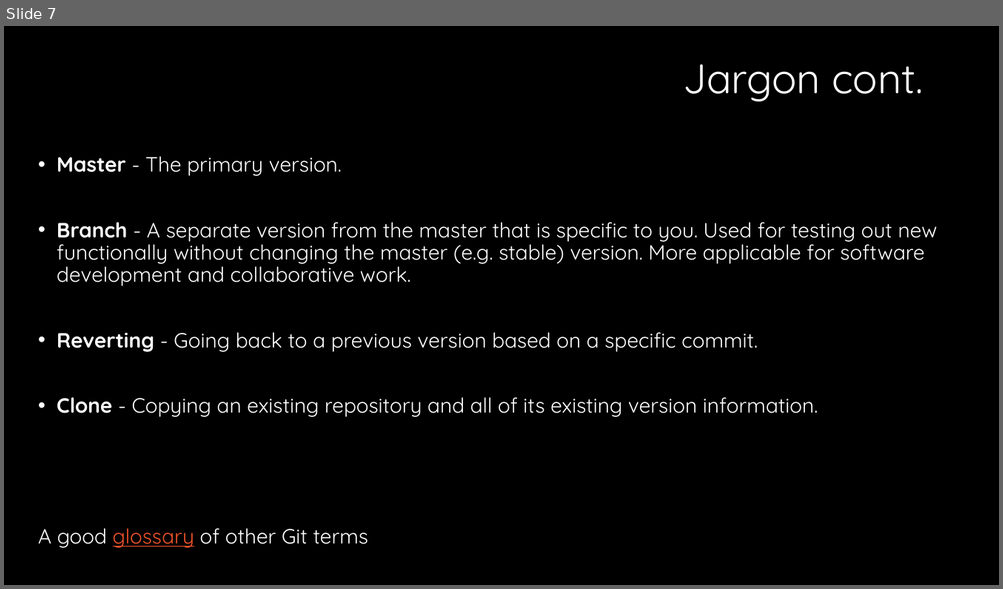
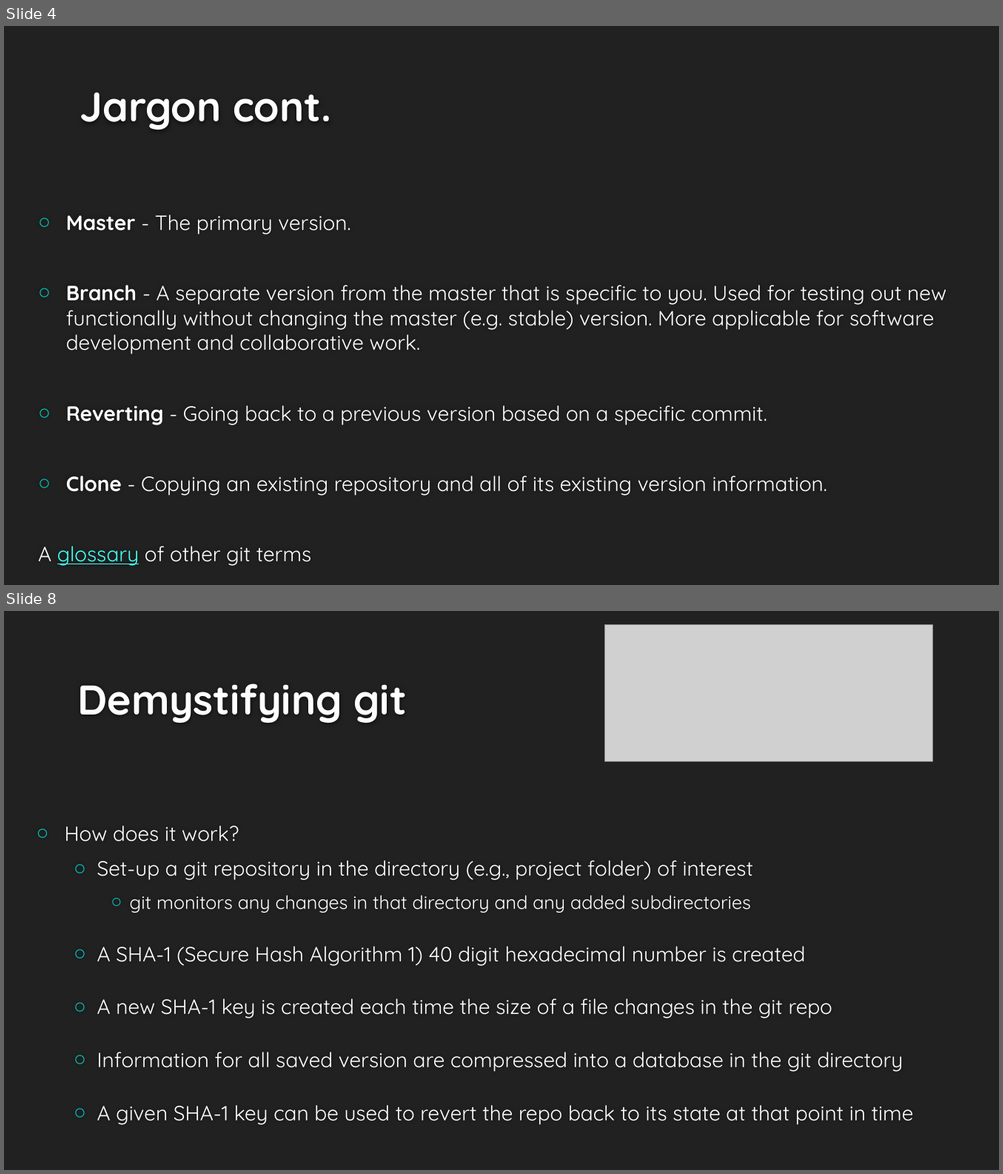
Before and after one commit to smithderek/gitExample, a slide deck: Git and GitHub.pptx. Shown one above the other, each under a label of ours: slide 7 before the commit, slides 4 and 8 after it; the slides between them are not shown. The pictures are 1003x589 and 1003x1174 pixels, drawn with LibreOffice and Linux fonts; fonts in the diff are those of the drawing; grey boxes stand for pictures; background and template pictures are left out. Boxes give left, top, right and bottom in pixels: in the first picture for what was removed or moved away, otherwise in the second. Text is boxed around its words. In the diff, an @@ line names an element or a change of style, - is before the commit and + after.

```diff
--- a/Git and GitHub.pptx
+++ b/Git and GitHub.pptx
@@ slide 8 added at (x1=4, y1=611, x2=999, y2=1170), background #212121 @@
@@ picture added at (x1=605, y1=624, x2=932, y2=761) @@
@@ title added at (x1=77, y1=684, x2=407, y2=723), 40 pt, text #FEFEFE, bold @@
+Demystifying git
@@ text added at (x1=65, y1=826, x2=913, y2=1125), 20 pt, text #FFFFFF @@
+○ How does it work?
+  ○ Set-up a git repository in the directory (e.g., project folder) of interest
+    ○ git monitors any changes in that directory and any added subdirectories
+  ○ A SHA-1 (Secure Hash Algorithm 1) 40 digit hexadecimal number is created
+  ○ A new SHA-1 key is created each time the size of a file changes in the git repo
+  ○ Information for all saved version are compressed into a database in the git directory
+  ○ A given SHA-1 key can be used to revert the repo back to its state at that point in time
@@ what was slide 7 is now slide 4 @@
@@ slide 4 changed as well @@
@@ background #000000 to #212121 @@
@@ title "Jargon cont." at (x1=79, y1=93, x2=331, y2=130): text colour #FFFFFF to #FEFEFE, bold on; alignment right to left; line spacing 0.9 to 1; vertical alignment middle to bottom @@
@@ text "Master - The primary version." moved from (x1=38, y1=156, x2=937, y2=548) to (x1=38, y1=215, x2=946, y2=566) @@
@@ text "Master - The primary version." at (x1=38, y1=215, x2=946, y2=566): vertical alignment top to middle @@
@@ text at (x1=66, y1=215, x2=946, y2=496): bullet • to ○; line spacing 0.9 to 1 @@
@@ text at (x1=38, y1=546, x2=311, y2=566): text changed @@
-A good glossary of other Git terms
+A glossary of other git terms
```
Also in this commit, not shown: 11 other slides changed, 13 other slides added, 2 slides removed.
